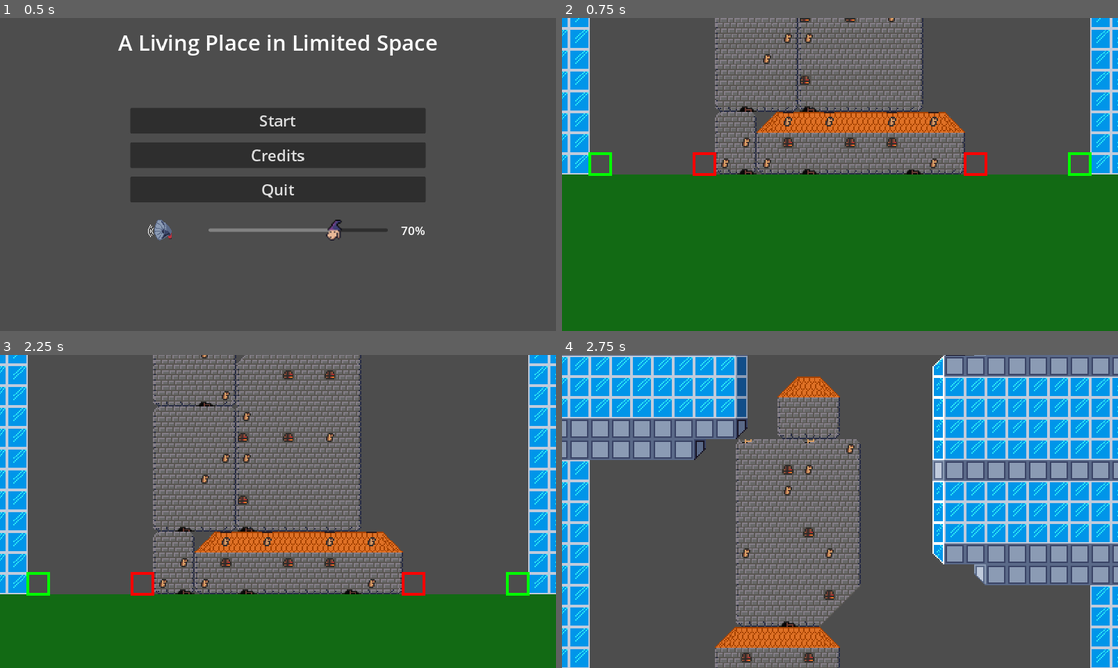
Above: before the commit, frames 1-4 (two rows, left to right).
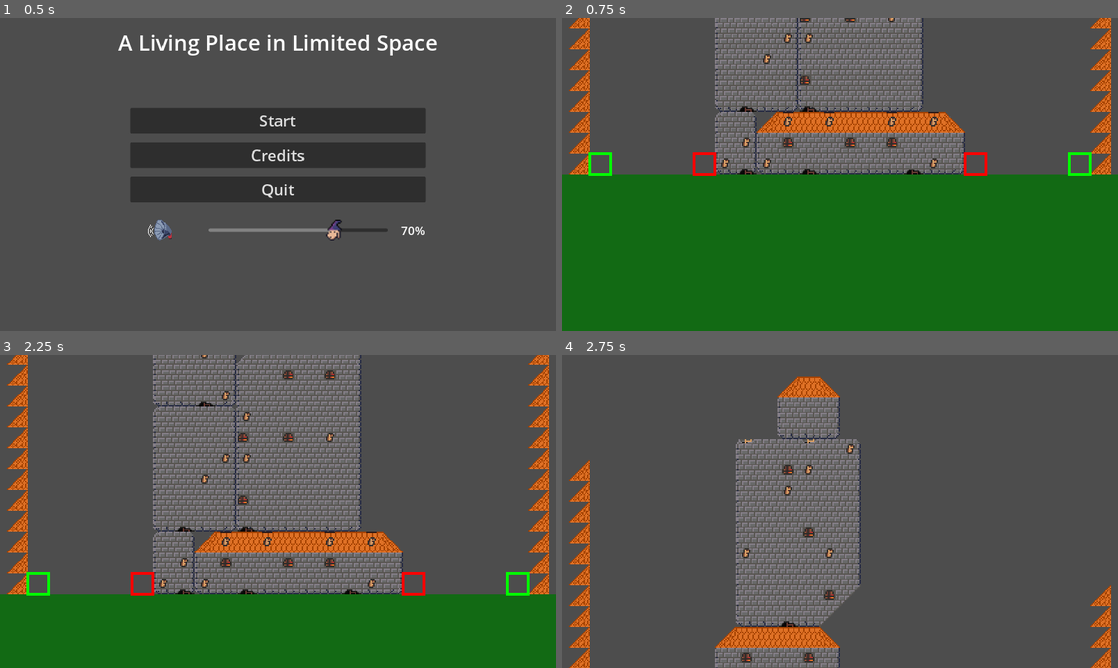
Above: after the commit, the same moments.

Repository: panorb/ludum-dare-54
Game: Godot game, scene res://world.tscn
Two runs of this game, one before a commit and one after it. Both use one fixed random seed, a clock stepped at 60 frames per second and the inputs below.
Inputs (mouse positions are in pixels of both pictures, inside the frame that each line leads up to):
- Up to frame 1 (0.5 s): no input
- Up to frame 2 (0.75 s): click "Start" at 0.5 s
- Up to frame 3 (2.25 s): tap Enter (close_letter) at 1.25 s; move the mouse to (400, 495) at 1.27 s; hold S (camera_down) 1.28-2 s; click (400, 495) at 1.42 s; tap Space at 2 s; drag from (166, 527) to (250, 574) at 2.02 s
- Up to frame 4 (2.75 s): no input

Frame 1 is identical in both runs. In frame 2, 5.0% of the frame differs, in the area x 0-100%, y 0-50%; in frame 3, 7.6%; in frame 4, 39%, in the area x 0-100%, y 0-100%.

Commit message:
Side Tower Blocking

Diff:
--- a/godot/game/game.tscn
+++ b/godot/game/game.tscn
@@ -17,12 +17,12 @@
 volume_db = 10.0
 autoplay = true
 
-[node name="Tower" parent="." instance=ExtResource("2_mt16c")]
-
 [node name="GameCamera" type="Camera2D" parent="."]
 position_smoothing_enabled = true
 position_smoothing_speed = 10.0
 script = ExtResource("2_qbikm")
+
+[node name="Tower" parent="." instance=ExtResource("2_mt16c")]
 
 [node name="Environment" type="Node2D" parent="."]
 
@@ -33,6 +33,7 @@
 texture = ExtResource("3_w6yv1")
 
 [node name="SideBuildingTileMap" type="TileMap" parent="Environment"]
+visible = false
 tile_set = ExtResource("3_xn6el")
 format = 2
 
@@ -66,6 +67,7 @@
 unique_name_in_owner = true
 
 [connection signal="tower_spam" from="Environment/SideBuildingRight" to="Tower/BuildingManager" method="_on_side_building_right_tower_spam"]
+[connection signal="tower_spam" from="Environment/SideBuildingLeft" to="Tower/BuildingManager" method="_on_side_building_left_tower_spam"]
 
 [editable path="Tower"]
 [editable path="Environment/SideBuildingRight"]
--- a/godot/tower/building_manager.gd
+++ b/godot/tower/building_manager.gd
@@ -134,6 +134,18 @@
 #	print(height)
 	return true
 
+func tower_spam_block(position):
+#	print("tower spam at: "+str(position+self.map.offset))
+	var pos = position+self.map.offset
+	if pos.x < 0 or pos.x > MAP_SIZE.x-1 or pos.y < 0 or pos.y > MAP_SIZE.y-1:
+		return
+	print("hey")
+	self.map.set_non_empty(pos)
+	self.map.graphical_tiles.set_cell(1, position, 0, Vector2i(0, 0))
 
 func _on_side_building_right_tower_spam(position):
-	print("tower spam at: "+str(position))
+	tower_spam_block(position)
+
+
+func _on_side_building_left_tower_spam(position):
+	tower_spam_block(position)
